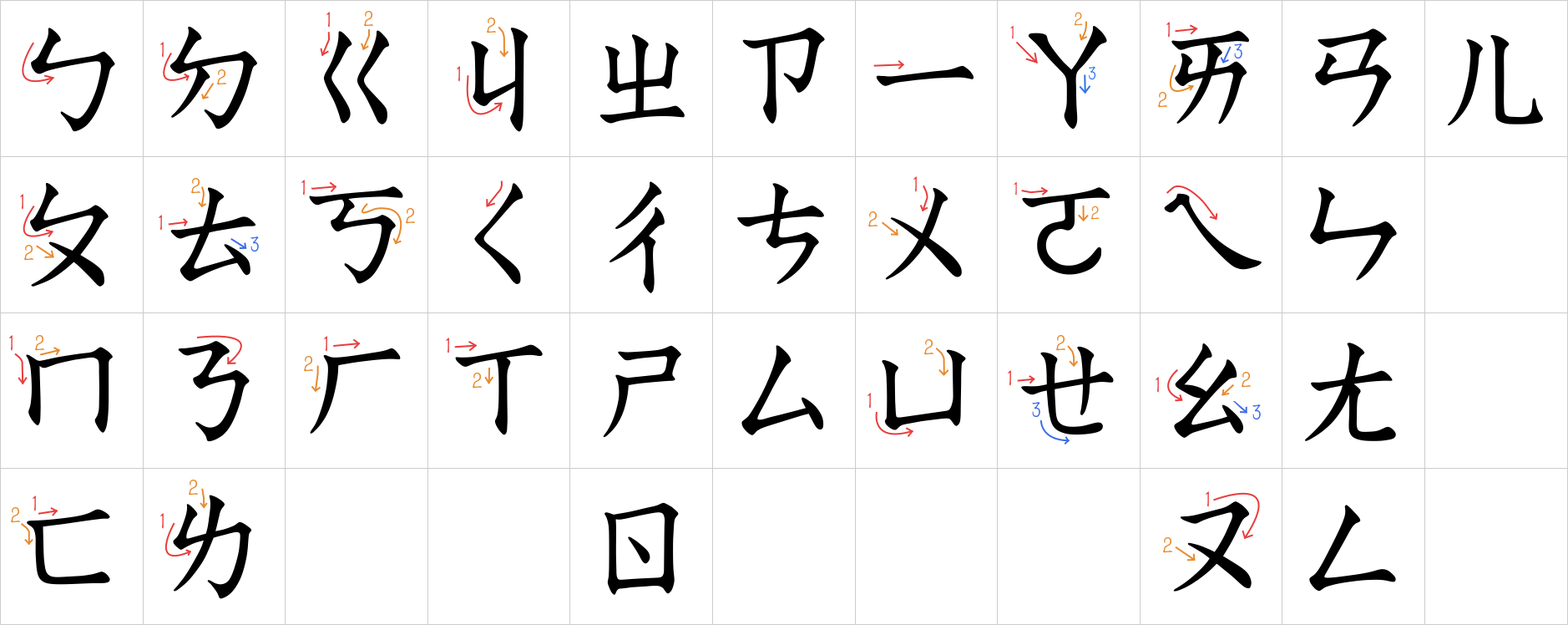
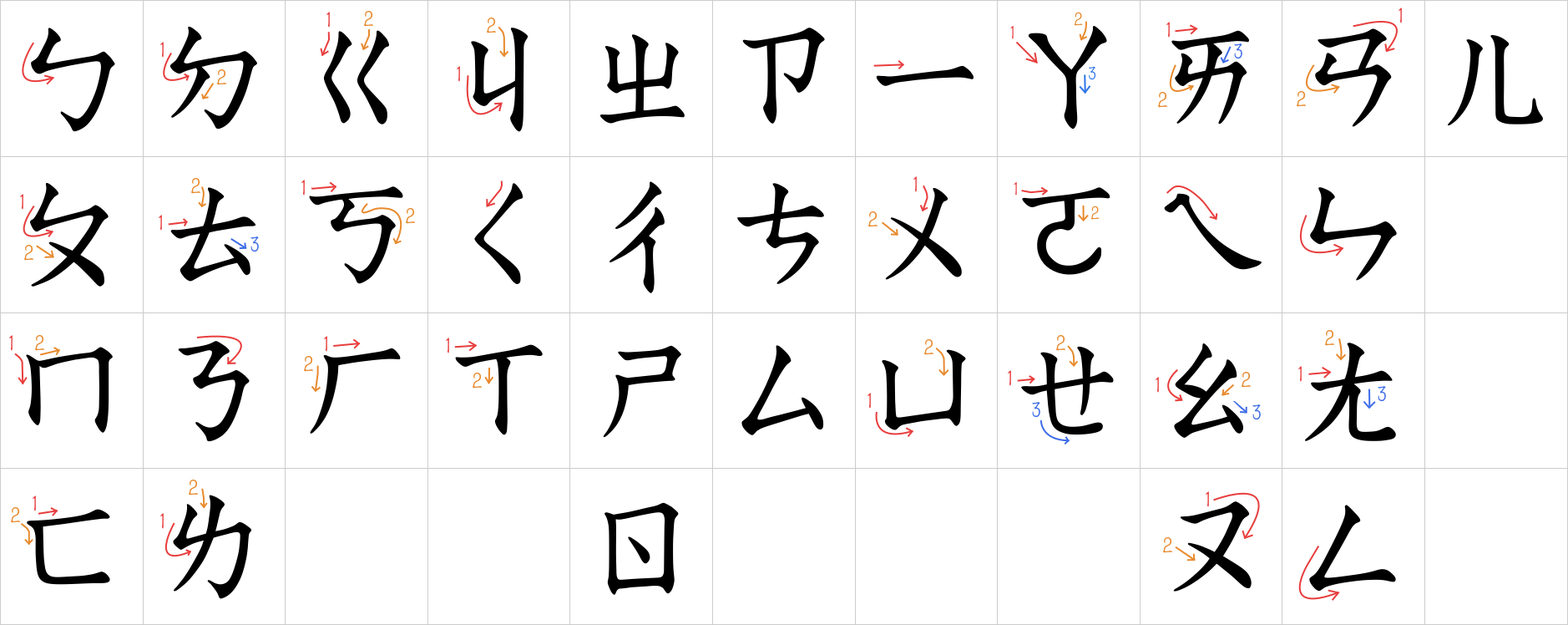
Comparing the layer stacks of the two 1568x625 images. Changes:
added layer "an1" above "an2" over [1398, 7, 1402, 24]
added layer "an2" above "ang1" over [1296, 91, 1307, 107]
added layer "ang1" above "ang2" over [1298, 365, 1302, 382]
added layer "ang2" above "ang3" over [1325, 329, 1336, 346]
added layer "ang3" above "筆畫" over [1377, 385, 1386, 402]
painted on "筆畫" over [1298, 20, 1398, 601]
